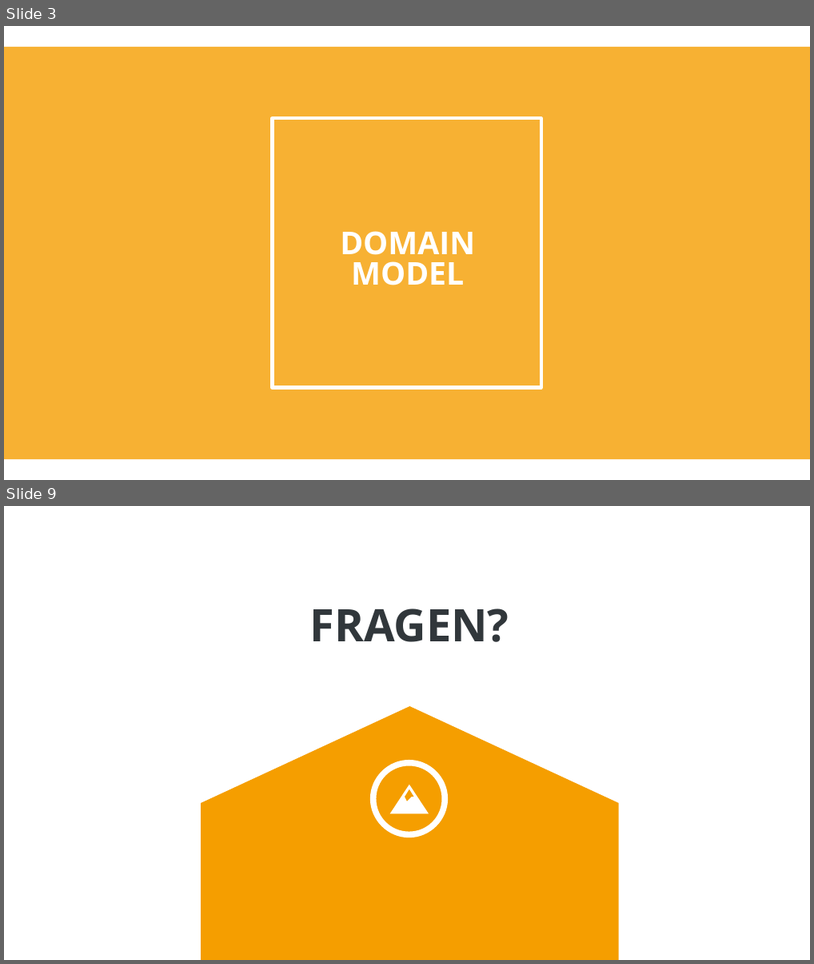
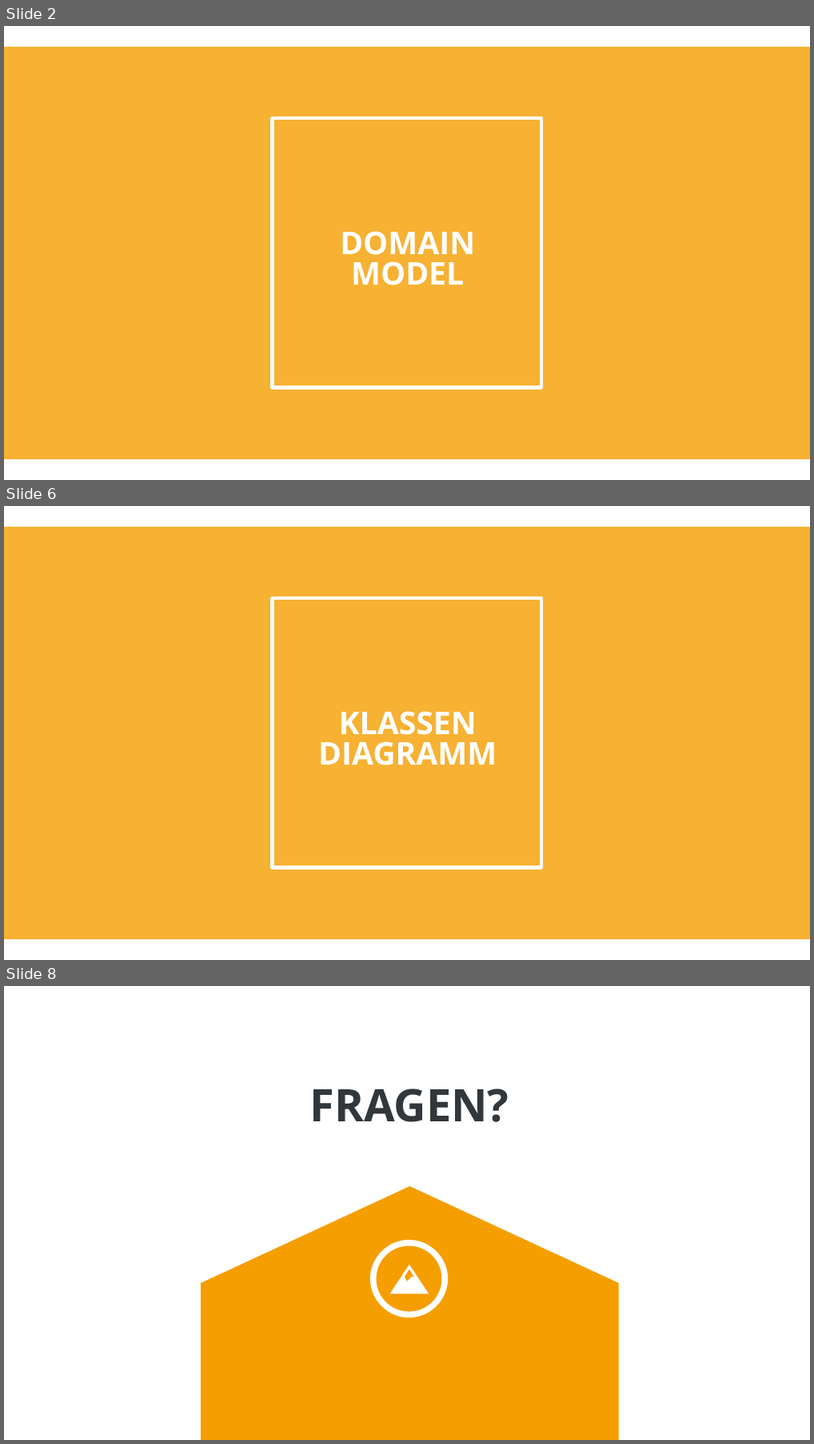
Before and after one commit to soed2020-teamorange/ch.bfh.bti7081.s2020.orange, a slide deck: doc/tasks/task_04/task04.pptx. Shown one above the other, each under a label of ours: slides 3 and 9 before the commit, slides 2, 6 and 8 after it; the slides between them are not shown. The pictures are 814x964 and 814x1444 pixels, drawn with LibreOffice and Linux fonts; fonts in the diff are those of the drawing. Boxes give left, top, right and bottom in pixels: in the first picture for what was removed or moved away, otherwise in the second. Text is boxed around its words. In the diff, an @@ line names an element or a change of style, - is before the commit and + after.

Commit message:
Class diagramm; divers

```diff
--- a/doc/tasks/task_04/task04.pptx
+++ b/doc/tasks/task_04/task04.pptx
@@ slide 6 added at [4,506,810,960], background #FFFFFF; not listed: 6 template elements that a slide beside it also shows @@
@@ rectangle added at [4,527,810,939], fill #F59E00 at 80% opacity @@
@@ rectangle added at [273,599,542,868], outline #FFFFFF 3 pt @@
@@ text added at [318,711,497,765], 28 pt, text #FFFFFF, bold @@
+KLASSEN
+DIAGRAMM
@@ what was slide 3 is now slide 2 @@
@@ what was slide 9 is now slide 8 @@
```
Also in this commit, not shown: 1 slide changed, 4 other slides added, 6 slides removed, 8 other files.
